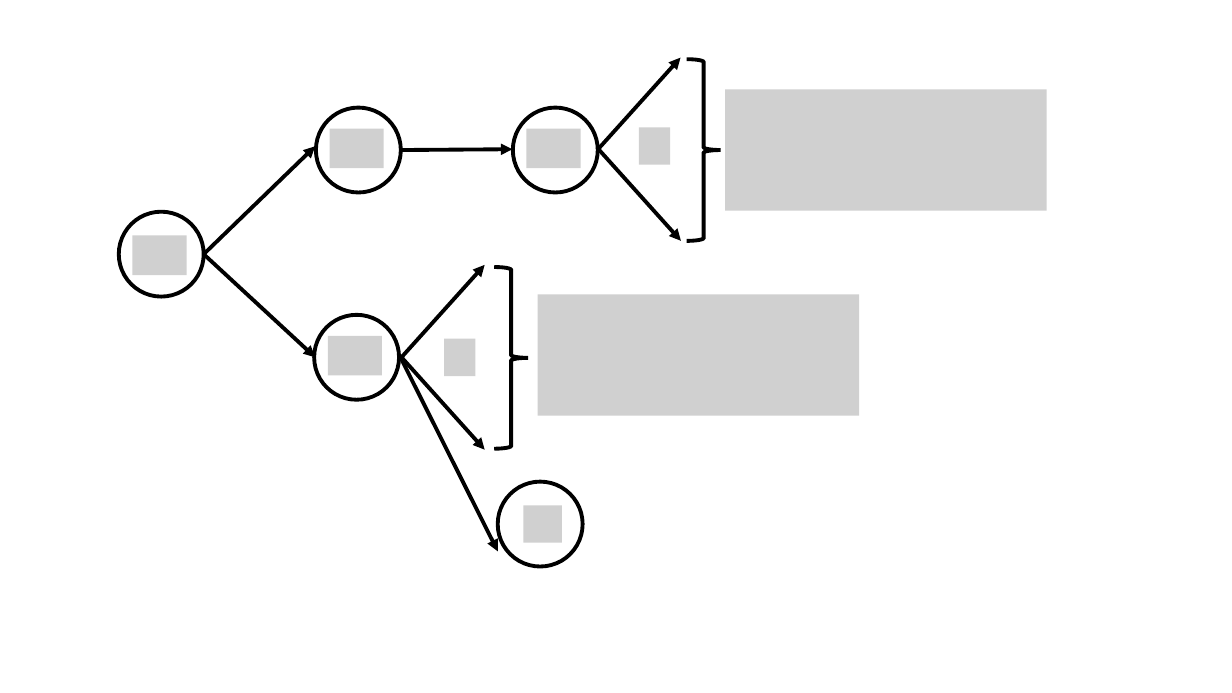
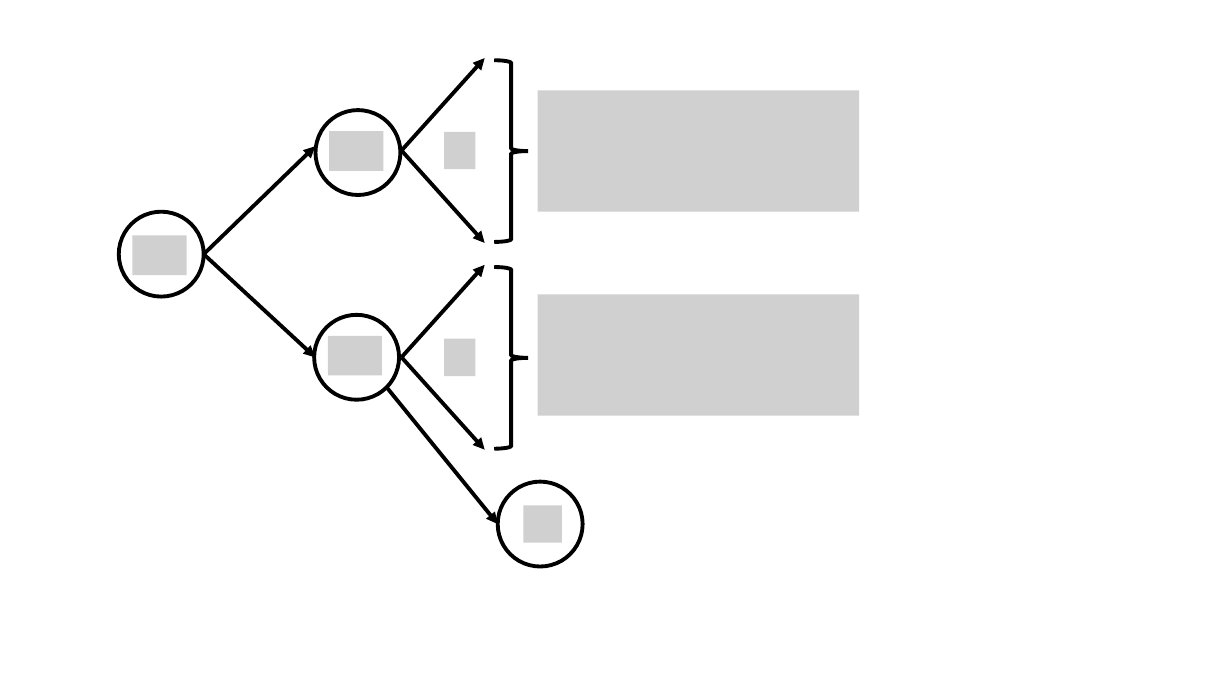
Before and after one commit to haoxiangyang89/PERT, a slide deck: slide 1 of Writeup/Graphs.pptx. Drawn at 1232x693 pixels with LibreOffice and Linux fonts; fonts in the diff are those of the drawing; grey boxes stand for pictures. Boxes give left, top, right and bottom in pixels: in the first picture for what was removed or moved away, otherwise in the second. Text is boxed around its words. In the diff, an @@ line names an element or a change of style, - is before the commit and + after.

```diff
--- a/Writeup/Graphs.pptx
+++ b/Writeup/Graphs.pptx
@@ ellipse moved from (x1=513, y1=107, x2=598, y2=192) to (x1=316, y1=110, x2=401, y2=195) @@
@@ picture moved from (x1=726, y1=90, x2=1047, y2=211) to (x1=538, y1=91, x2=860, y2=212) @@
@@ picture added at (x1=445, y1=132, x2=476, y2=169) @@
@@ group removed at (x1=316, y1=107, x2=671, y2=192): 2 pictures, 1 arrow, 1 ellipse @@
@@ 2 arrows, 1 right brace moved together from (x1=598, y1=57, x2=721, y2=241) to (x1=402, y1=58, x2=529, y2=243) @@
@@ arrow moved from (399, 355) - (498, 552) to (386, 387) - (498, 524) @@
```
Also in this commit, not shown: 2 other slides changed, 1 slide added, 9 other files.
